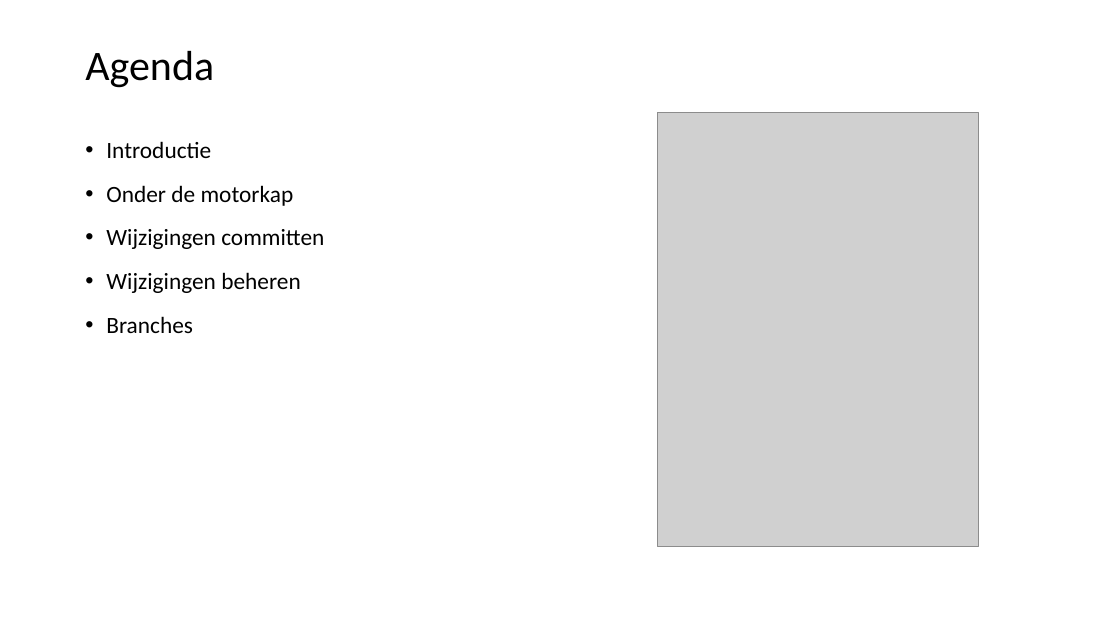
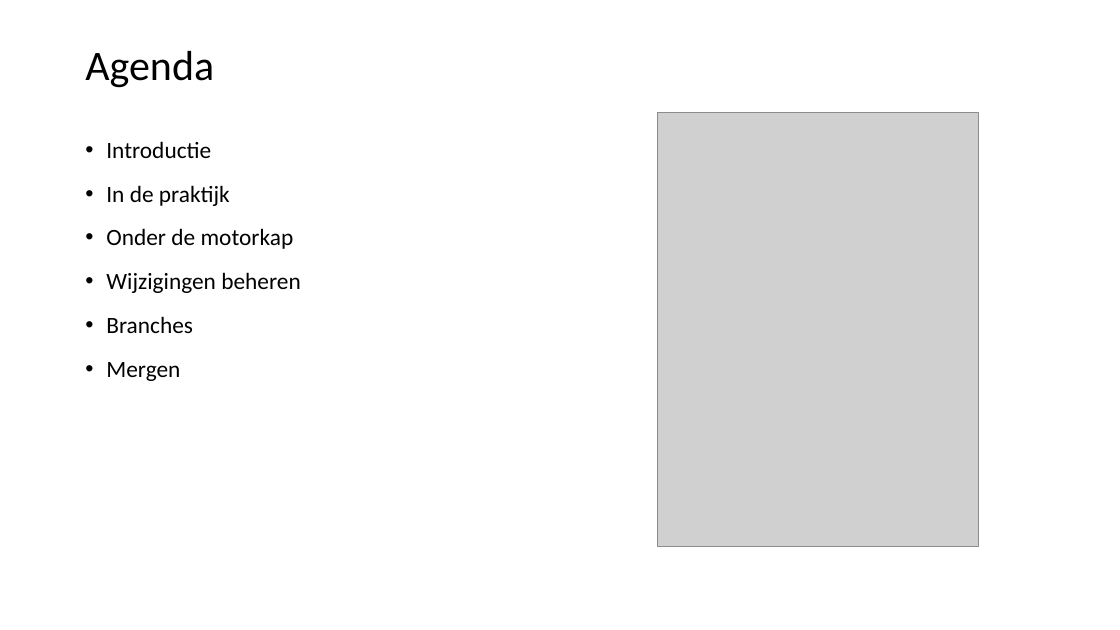
Before and after one commit to LFKoning/knowledge-sharing, a slide deck: slide 2 of git_course/1_basics/git_basic.pptx. Drawn at 1120x630 pixels with LibreOffice and Linux fonts; fonts in the diff are those of the drawing; grey boxes stand for pictures. Boxes give left, top, right and bottom in pixels: in the first picture for what was removed or moved away, otherwise in the second. Text is boxed around its words. In the diff, an @@ line names an element or a change of style, - is before the commit and + after.

```diff
--- a/git_course/1_basics/git_basic.pptx
+++ b/git_course/1_basics/git_basic.pptx
@@ text at box(106, 185, 230, 206): paragraph added @@
+• In de praktijk
@@ text at box(106, 229, 324, 249): paragraph removed @@
-• Wijzigingen committen
@@ text at box(106, 362, 180, 381): paragraph added @@
+• Mergen
```
Also in this commit, not shown: 32 other slides changed, 1 other file.
